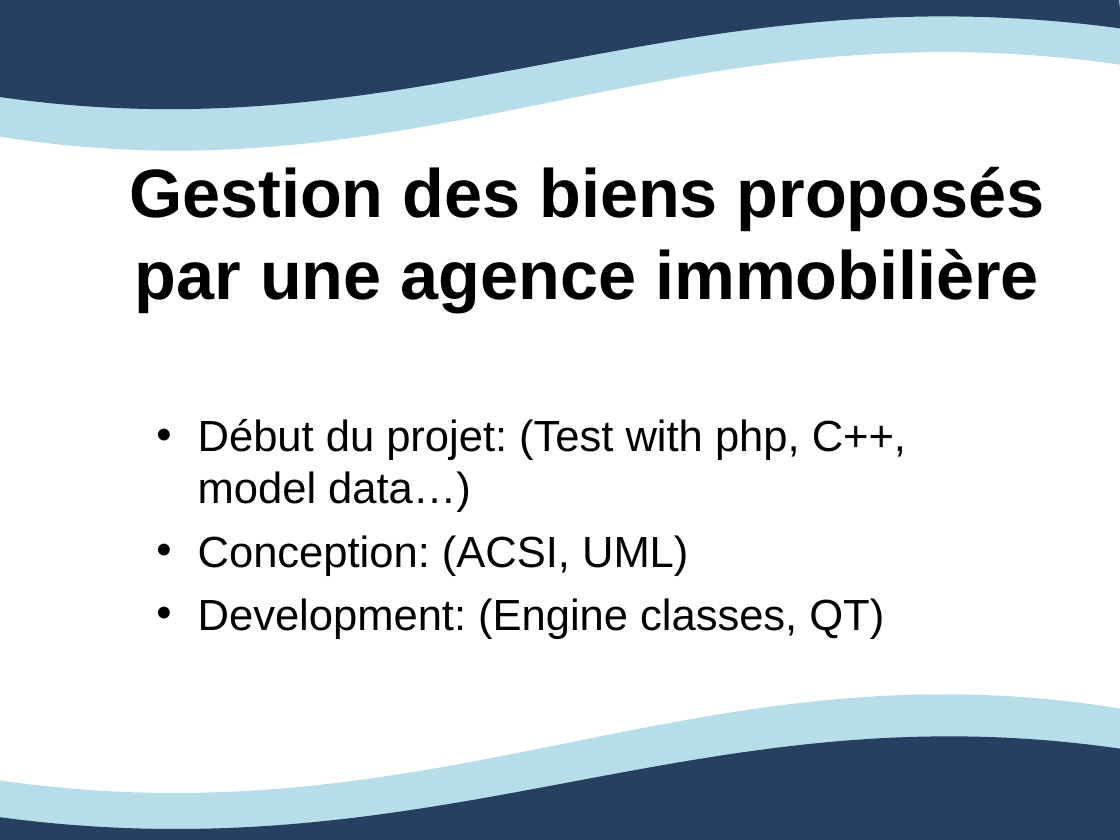
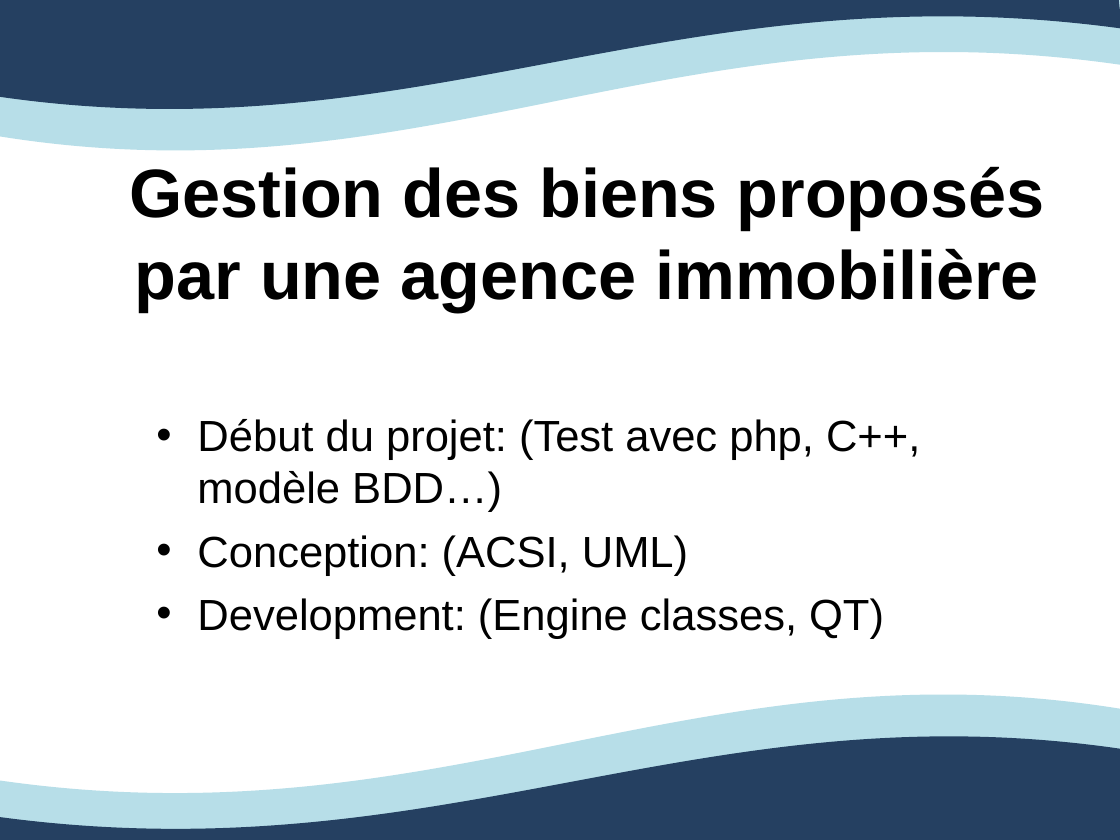
Before and after one commit to Ovan33/Immobilier, a slide deck: slide 2 of docs/Rapport/ProjetTuteureExpression.ppt. Drawn at 1120x840 pixels with LibreOffice and Linux fonts; fonts in the diff are those of the drawing. Boxes give left, top, right and bottom in pixels: in the first picture for what was removed or moved away, otherwise in the second. Text is boxed around its words. In the diff, an @@ line names an element or a change of style, - is before the commit and + after.

```diff
--- a/docs/Rapport/ProjetTuteureExpression.ppt
+++ b/docs/Rapport/ProjetTuteureExpression.ppt
@@ freeform shape at (x1=0, y1=0, x2=1120, y2=150): outline redrawn @@
@@ freeform shape at (x1=0, y1=0, x2=1120, y2=110): outline redrawn @@
@@ text at (x1=197, y1=419, x2=920, y2=512): text changed @@
-• Début du projet: (Test with php, C++, model data…)
+• Début du projet: (Test avec php, C++, modèle BDD…)
```
Also in this commit, not shown: 14 other slides changed, 9 slides added, 11 other files.
